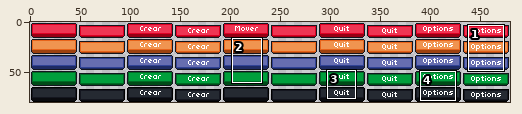
Two versions of one sprite sheet, Assets/OArielG/2DSimpleUIPack/Sprites/ui-large-buttons-horizontal.png. Above, an overview of the earlier version with the close-up marked.
Close-up. Before the commit:
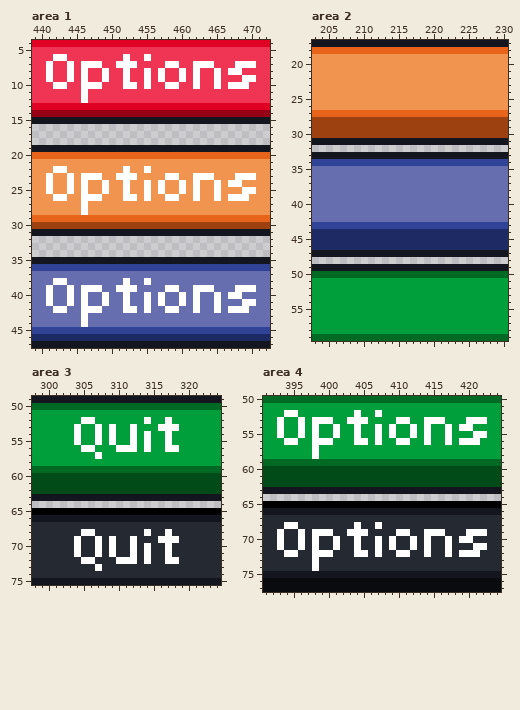
The file is 480x80 pixels. Colours within 5 levels of each other are drawn and written as one. Shown: area 1: x 439..472, y 4..47; area 2: x 203..230, y 17..59; area 3: x 298..324, y 49..75; area 4: x 391..424, y 50..77. The commit also changed other parts of the picture, which this record leaves out.
After the commit:
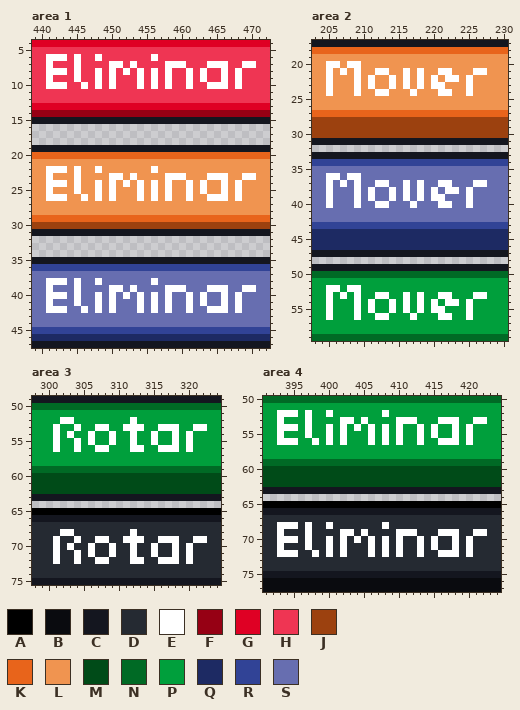
Palette (. is transparent): A #000000  B #0a0b0f  C #14161f  D #252a32  E #ffffff  F #960014  G #df0024  H #ef3553  J #9c410f  K #e8641b  L #f09450  M #004b18  N #006a25  P #009f3c  Q #1d2a63  R #314396  S #676eb0
What changed:
Changed rows in their new state; - is an unchanged pixel.
Area 1:
first column x 441:
 6 E---E--E---H--HE--------------
 7 ---HEHHH-E-H-------E-HH-EE-H--
 8 -EEHEH-EHE---EHEHE-HEHE-HEH---
 9 ---HEH-EHE-H-EHEHE-HEHE-HE-EHH
10 E-----H--E-HHEHE--H-EH-E-EH-H-
11 -----H------------------------
12 -----H------------------------
first column x 441:
22 E---E--E---L--LE--------------
23 ---LELLL-E-L-------E-LL-EE-L--
24 -EELEL-ELE---ELELE-LELE-LEL---
25 ---LEL-ELE-L-ELELE-LELE-LE-ELL
26 E-----L--E-LLELE--L-EL-E-EL-L-
27 -----L------------------------
28 -----L------------------------
first column x 441:
38 E---E--E---S--SE--------------
39 ---SESSS-E-S-------E-SS-EE-S--
40 -EESES-ESE---ESESE-SESE-SES---
41 ---SES-ESE-S-ESESE-SESE-SE-ESS
42 E-----S--E-SSESE--S-ES-E-ES-S-
43 -----S------------------------
44 -----S------------------------
Area 2:
first column x 205:
20 EE-EE------------------
21 E-E-E--EE--E-E--EE---EE
22 E---E-E--E-E-E-E-EE-E--
23 E---E-E--E-E-E-EE---E--
24 E---E--EE---E---EE--E--
first column x 205:
36 EE-EE------------------
37 E-E-E--EE--E-E--EE---EE
38 E---E-E--E-E-E-E-EE-E--
39 E---E-E--E-E-E-EE---E--
40 E---E--EE---E---EE--E--
first column x 205:
52 EE-EE------------------
53 E-E-E--EE--E-E--EE---EE
54 E---E-E--E-E-E-E-EE-E--
55 E---E-E--E-E-E-EE---E--
56 E---E--EE---E---EE--E--
Area 3:
first column x 301:
52 -EE-PP-----E-P--P-----
53 E------EP-E-E-------EE
54 E-EP-EP------PE-PE-E--
55 E----EP------PE-PE-E--
56 E--EPPEE-PP-EP-E---E--
57 ------P---------------
first column x 301:
68 -EE-DD-----E-D--D-----
69 E------ED-E-E-------EE
70 E-ED-ED------DE-DE-E--
71 E----ED------DE-DE-E--
72 E--EDDEE-DD-ED-E---E--
73 ------D---------------
Area 4:
first column x 393:
52 E---E--E---P--PE--------------
53 ---PEPPP-E-P-------E-PP-EE-P--
54 -EEPEP-EPE---EPEPE-PEPE-PEP---
55 ---PEP-EPE-P-EPEPE-PEPE-PE-EPP
56 E-----P--E-PPEPE--P-EP-E-EP-P-
57 -----P------------------------
58 -----P------------------------
first column x 393:
68 E---E--E---D--DE--------------
69 ---DEDDD-E-D-------E-DD-EE-D--
70 -EEDED-EDE---EDEDE-DEDE-DED---
71 ---DED-EDE-D-EDEDE-DEDE-DE-EDD
72 E-----D--E-DDEDE--D-ED-E-ED-D-
73 -----D------------------------
74 -----D------------------------
